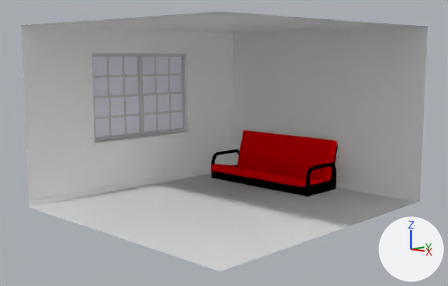
One commit to the Blender file resources/scenes/scene_0.blend: the scene before it, then after it.
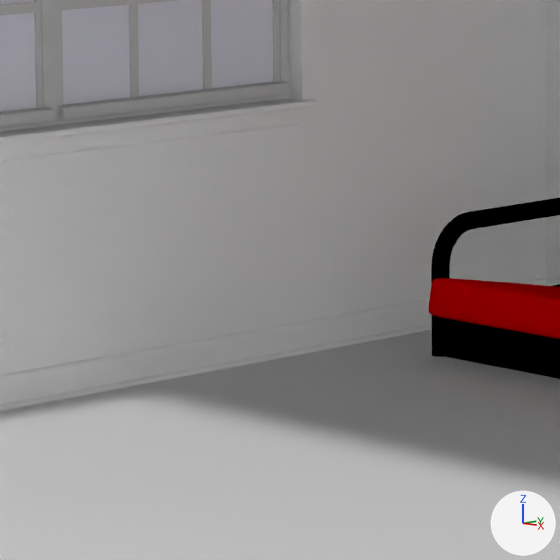
The first picture shows the older version from a camera (50 mm lens) standing at (41.6, -49.9, 13.4) and looking at (3.0, -10.3, 5.7). The close-ups show both versions on the part from 30% to 52% of the width and 40% to 75% of the height of that picture; other places that the commit changed are outside them. The lights are fixed; the arrows at lower right show +X, +Y and +Z.

In view in the first close-up: 'ShapeIndexedFaceS.001', 'ShapeIndexedFaceS.002', 'ShapeIndexedFaceS.003', 'ShapeIndexedFaceS.004', 'ShapeIndexedFaceS.007', 'ShapeIndexedFaceS.008', 'ShapeIndexedFaceS.009', 'ShapeIndexedFaceS.010', 'ShapeIndexedFaceS.011', 'ShapeIndexedFaceS.012', 'ShapeIndexedFaceS.013', 'ShapeIndexedFaceS.014'.
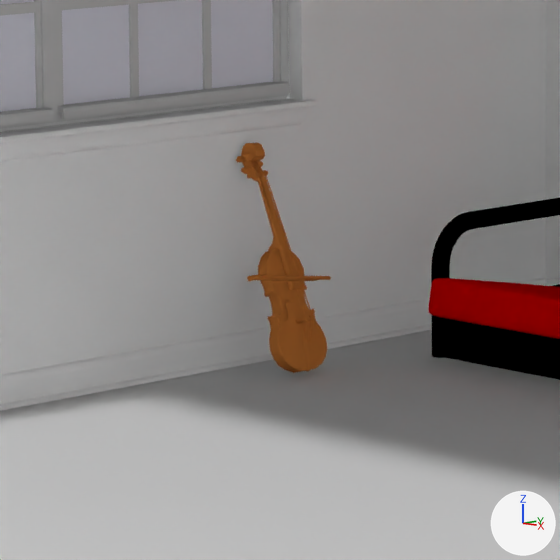
What changed in the scene script:
```text
Add mat_xxx_017:
    mat_xxx_017 = diffuse_material('XXX.017')
    mat_xxx_017.base_color = (0.725, 0.243, 0.051)  # orange #dd8740
Add me_shapeindexedfaceset_1:
    me_shapeindexedfaceset_1.from_pydata(...)  # 1098 vertices, 1508 faces; spans x -0.366..0.366, y -0.305..0.305, z -0.15..0.15
    me_shapeindexedfaceset_1.polygons.foreach_set('use_smooth', [True] * 1508)
    me_shapeindexedfaceset_1.materials.append(mat_xxx_017)  # orange #dd8740
Change ob_shapeindexedfaces_011:
    ob_shapeindexedfaces_011.location: (3.28, -9.96, 8.01) -> (3.31, -10.04, 7.99)
Add ob_shapeindexedfaces_017:
    ob_shapeindexedfaces_017 = bpy.data.objects.new('ShapeIndexedFaceS.017', me_shapeindexedfaceset_1)
    ob_shapeindexedfaces_017.location = (-6.97, -6.22, 2.54)
    ob_shapeindexedfaces_017.rotation_euler = (0.176, 5.057, 3.115)  # degrees (10, 290, 178)
    ob_shapeindexedfaces_017.scale = (6.37, 6.37, 6.37)
```

Pixel boxes [x1, y1, x2, y2] of what changed, in the close-ups (560 x 560 px):
'ShapeIndexedFaceS.011', moved
    both: [0, 96, 560, 560]
'ShapeIndexedFaceS.017', added
    after: [236, 143, 331, 373]
